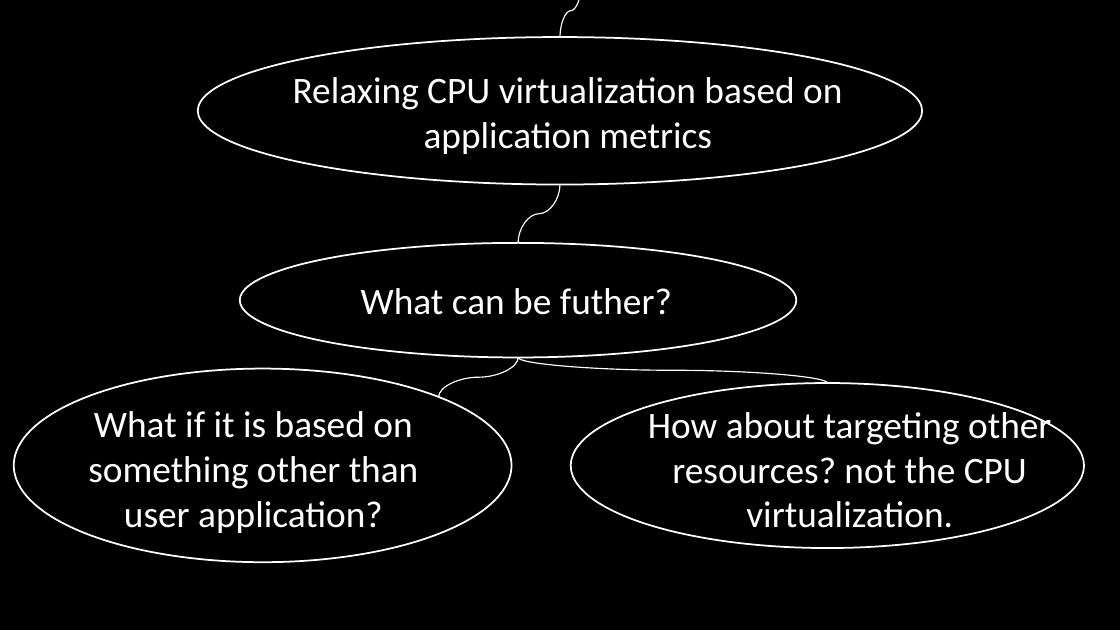
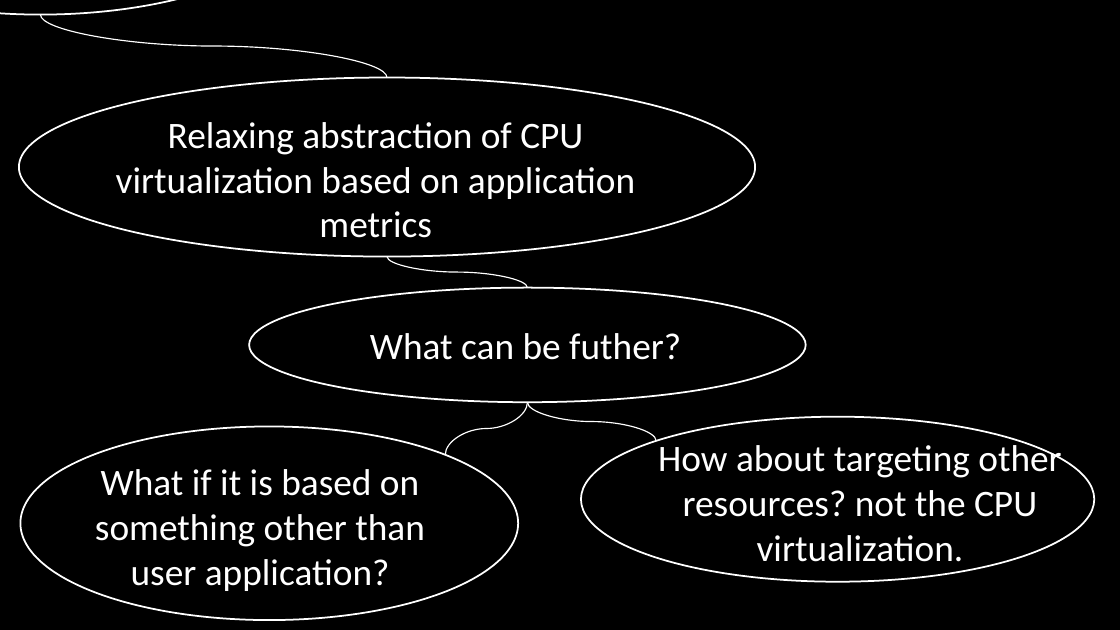
Before and after one commit to minseok127/paper_reviews, a slide deck: slide 27 of operating_system/ghOSt/Shenango.pptx (slide 18 before the commit). Drawn at 1120x630 pixels with LibreOffice and Linux fonts; fonts in the diff are those of the drawing. Boxes give left, top, right and bottom in pixels: in the first picture for what was removed or moved away, otherwise in the second. Text is boxed around its words. In the diff, an @@ line names an element or a change of style, - is before the commit and + after.

```diff
--- a/operating_system/ghOSt/Shenango.pptx
+++ b/operating_system/ghOSt/Shenango.pptx
@@ ellipse added at (0, 0, 310, 15), outline #FFFFFF 1.5 pt @@
@@ curved line added from (40, 14) to (387, 77), #FFFFFF 1 pt @@
@@ curved line removed from (581, 0) to (560, 37) @@
@@ ellipse: place and size @@
-ellipse at (197, 37, 922, 185)
+ellipse at (18, 77, 755, 256)
@@ text at (116, 122, 635, 238): text changed @@
-Relaxing CPU virtualization based on application metrics
+Relaxing abstraction of CPU virtualization based on application metrics
@@ curved line removed from (560, 185) to (518, 243) @@
@@ curved line added from (387, 256) to (528, 287), #FFFFFF 1 pt @@
@@ ellipse: place and size @@
-ellipse at (239, 243, 797, 357)
+ellipse at (250, 287, 807, 402)
@@ text "What can be futher?": place and size @@
-text "What can be futher?" at (361, 288, 672, 315)
+text "What can be futher?" at (370, 333, 681, 360)
@@ curved line moved from (518, 358) - (439, 397) to (528, 402) - (445, 455) @@
@@ curved line moved from (518, 358) - (828, 383) to (528, 402) - (656, 441) @@
@@ ellipse: place and size @@
-ellipse at (571, 383, 1084, 548)
+ellipse at (581, 417, 1095, 581)
@@ ellipse: place and size @@
-ellipse at (13, 369, 512, 563)
+ellipse at (20, 427, 518, 621)
@@ text "How about targeting other resources? ...": place and size @@
-text "How about targeting other resources? ..." at (648, 407, 1051, 537)
+text "How about targeting other resources? ..." at (658, 440, 1061, 571)
@@ text "What if it is based ...": place and size @@
-text "What if it is based ..." at (88, 411, 419, 533)
+text "What if it is based ..." at (95, 469, 425, 591)
```
Also in this commit, not shown: 3 other slides changed, 9 slides added, 3 other files.
